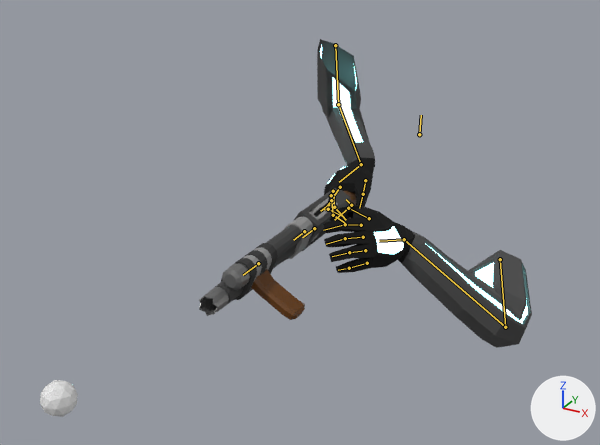
What one commit did to the Blender file Assets/weapons/pumpshotgun/pump with aarms.blend.
Both versions are drawn from a 50 mm lens placed at (29.3, -79.3, 26.6), pointed at (-2.2, -22.1, -2.0). The axes (+X, +Y, +Z) are drawn at lower right. The lights are the same throughout. Both versions are drawn at frame 134 of the action 'FPSArmsAction'; the numbers are the values there. The bones that bend it are drawn over the model as lines.
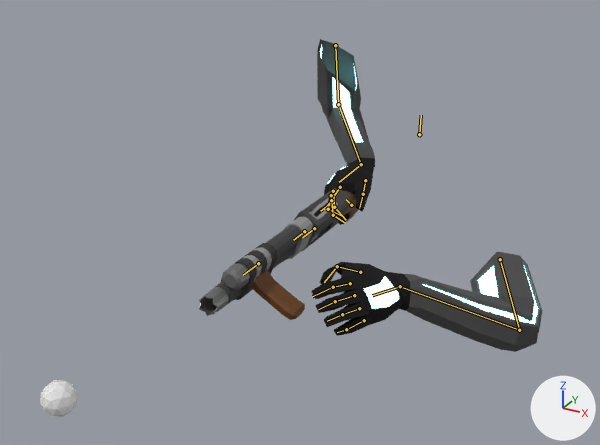
Where the change shows, as pixel boxes [x1, y1, x2, y2] in the pictures (600 x 445 px):
'arms', posed (7% wider): before [317, 39, 532, 348]; after [311, 39, 542, 352]

The change in detail:
Bone 'HandIK.L' (bone_handik_l) moves from (0.68, -0.89, -0.97) to (-0.22, -1.0, -0.41).
Bone 'HandIK.L' (bone_handik_l) turns from (14, -20, -8) to (3, -14, -2) degrees about its own x, y and z.
